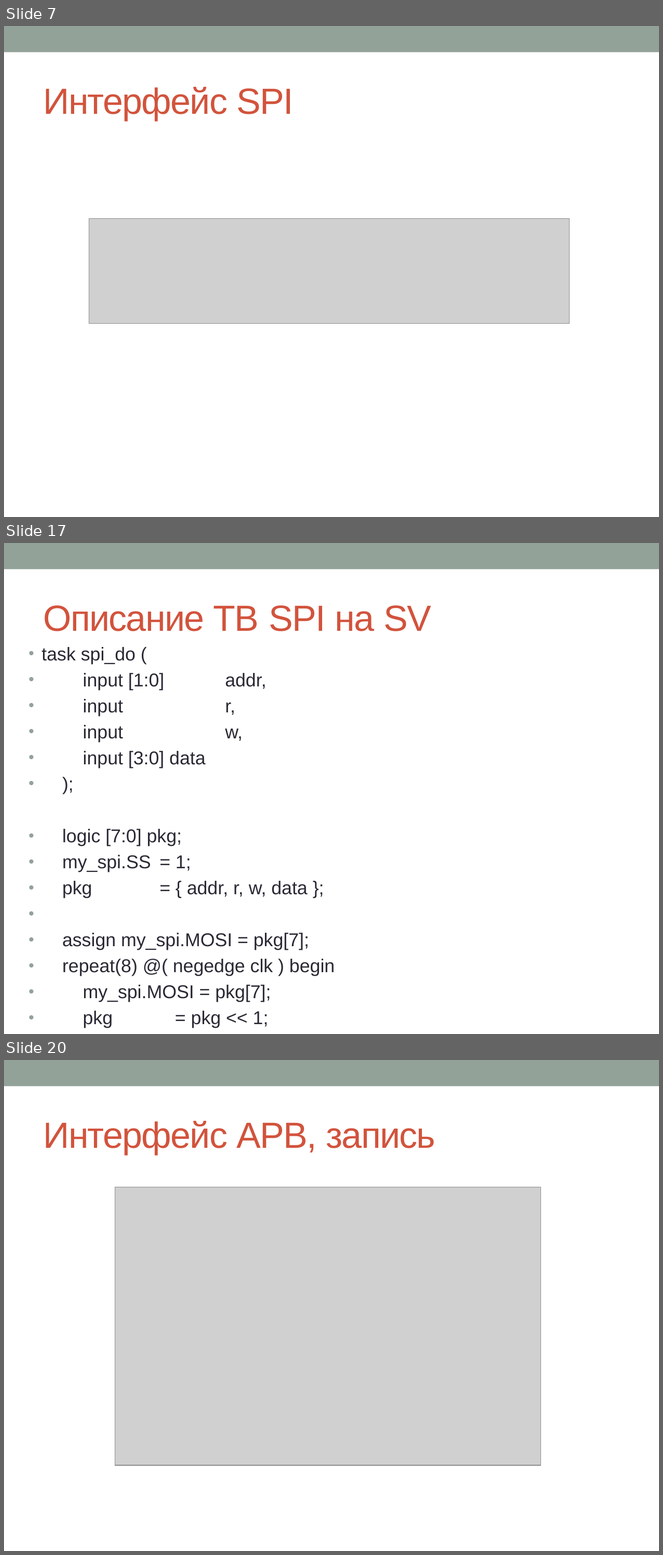
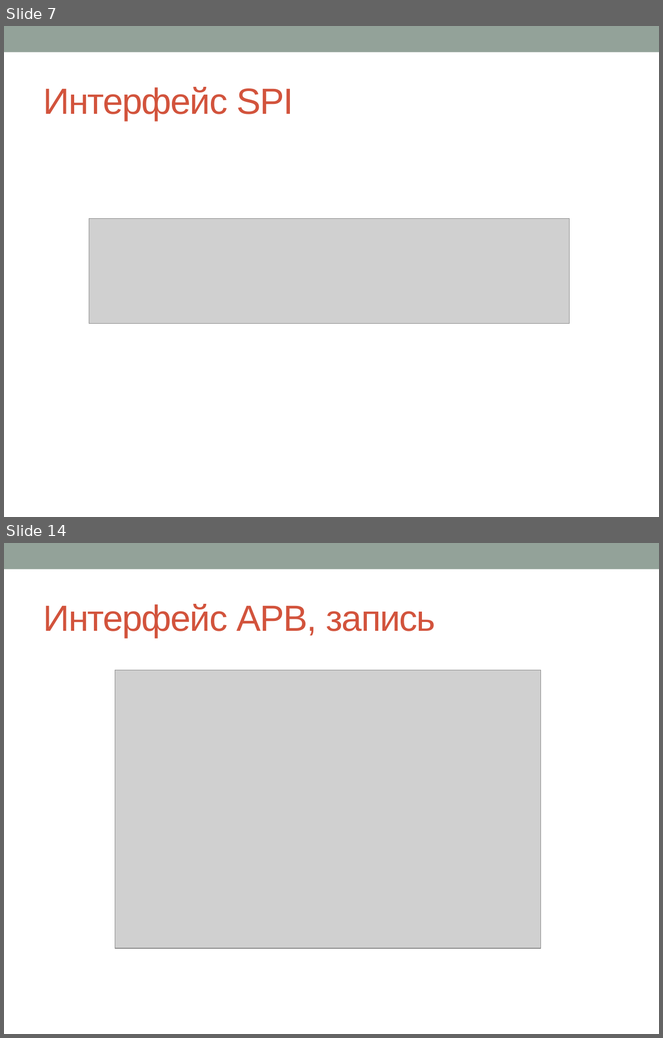
Before and after one commit to kenezoer/soc_programming, a slide deck: doc/Labs/LabWork1.pptx. Shown one above the other, each under a label of ours: slides 7, 17 and 20 before the commit, slides 7 and 14 after it; the slides between them are not shown. The pictures are 663x1555 and 663x1038 pixels, drawn with LibreOffice and Linux fonts; fonts in the diff are those of the drawing; grey boxes stand for pictures. Boxes give left, top, right and bottom in pixels: in the first picture for what was removed or moved away, otherwise in the second. Text is boxed around its words. In the diff, an @@ line names an element or a change of style, - is before the commit and + after.

```diff
--- a/doc/Labs/LabWork1.pptx
+++ b/doc/Labs/LabWork1.pptx
@@ slide 17 removed at (4,543,659,1034), background #FFFFFF; not listed: 1 template element that a slide beside it also shows @@
@@ title removed at (44,605,431,631) @@
-Описание TB SPI на SV
@@ text removed at (41,647,335,1028) @@
-• task spi_do (
-• input [1:0] addr,
-• input r,
-• input w,
-• input [3:0] data
-• );
-• logic [7:0] pkg;
-• my_spi.SS = 1;
-• pkg = { addr, r, w, data };
-• assign my_spi.MOSI = pkg[7];
-• repeat(8) @( negedge clk ) begin
-• my_spi.MOSI = pkg[7];
-• pkg = pkg << 1;
-• end
-• endtask
@@ what was slide 20 is now slide 14 @@
```
Also in this commit, not shown: 5 slides changed, 3 slides added, 7 other slides removed, 3 other files.
